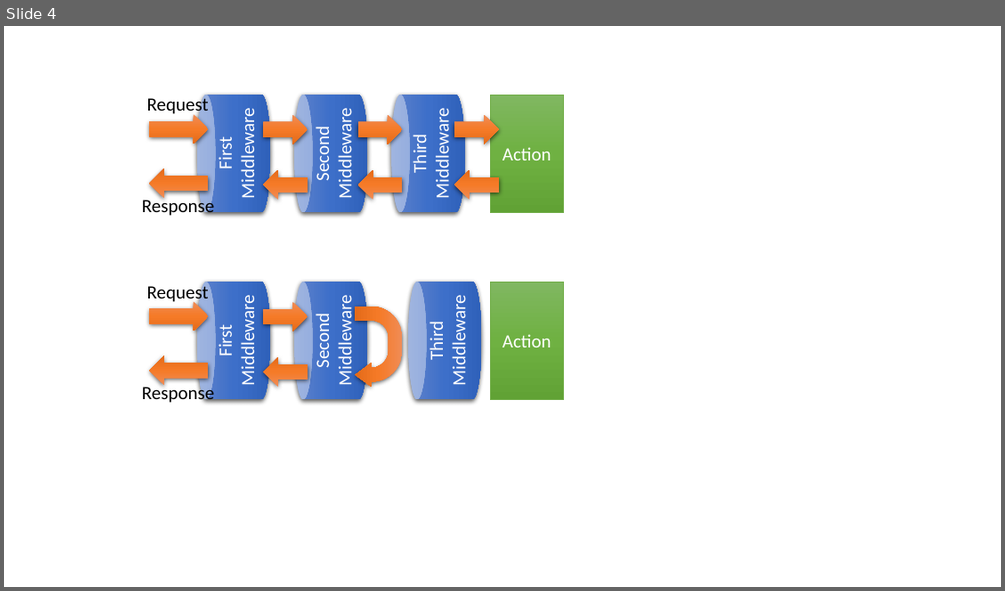
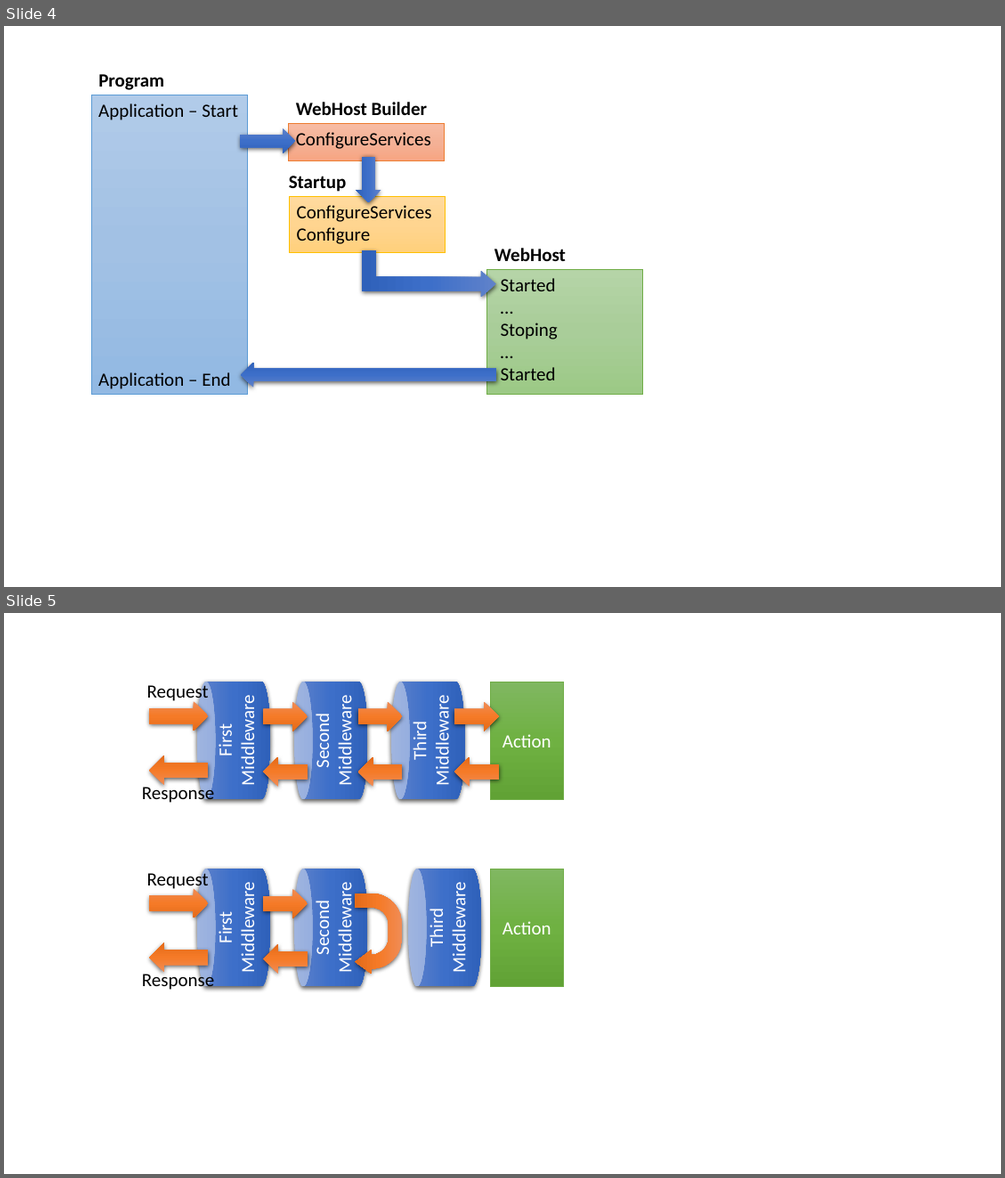
Before and after one commit to johnwu1114/blog-johnwu-cc, a slide deck: source/_assets/ironman.pptx. Shown one above the other, each under a label of ours: slide 4 before the commit, slides 4 and 5 after it. The pictures are 1005x591 and 1005x1178 pixels, drawn with LibreOffice and Linux fonts; fonts in the diff are those of the drawing. Boxes give left, top, right and bottom in pixels: in the first picture for what was removed or moved away, otherwise in the second. Text is boxed around its words. In the diff, an @@ line names an element or a change of style, - is before the commit and + after.

```diff
--- a/source/_assets/ironman.pptx
+++ b/source/_assets/ironman.pptx
@@ slide 4 added at <box>4,26,1001,587</box>, background #FFFFFF @@
@@ text added at <box>98,74,164,90</box>, 18 pt, text #000000, bold @@
+Program
@@ rectangle added at <box>91,95,247,394</box>, fill gradient #B1CBE9 to #A3C1E5 to #93B9E4, outline #5B9BD5 0.5 pt, 18 pt, text #000000 @@
+Application – Start
+Application – End
@@ text added at <box>296,102,428,115</box>, 18 pt, text #000000, bold @@
+WebHost Builder
@@ right arrow added at <box>241,128,296,153</box>, fill gradient #6183CB to #3E70CA to #3062BB @@
@@ rectangle added at <box>288,124,444,161</box>, fill gradient #F7BDA5 to #F5B196 to #F8A582, outline #ED7D31 0.5 pt, 18 pt, text #000000 @@
+ConfigureServices
@@ right arrow added at <box>356,157,381,203</box>, fill gradient #6183CB to #3E70CA to #3062BB @@
@@ text added at <box>289,176,347,192</box>, 18 pt, text #000000, bold @@
+Startup
@@ rectangle added at <box>289,197,445,253</box>, fill gradient #FFDB9E to #FFD590 to #FFD07C, outline #FFC000 0.5 pt, 18 pt, text #000000 @@
+ConfigureServices
+Configure
@@ bent up arrow added at <box>362,249,496,297</box>, fill gradient #6183CB to #3E70CA to #3062BB @@
@@ text added at <box>494,248,566,261</box>, 18 pt, text #000000, bold @@
+WebHost
@@ rectangle added at <box>487,269,643,394</box>, fill gradient #B5D5A7 to #AACE9A to #9CC987, outline #70AD47 0.5 pt, 18 pt, text #000000 @@
+Started
+…
+Stoping
+…
+Started
@@ right arrow added at <box>241,362,497,387</box>, fill gradient #6183CB to #3E70CA to #3062BB @@
@@ what was slide 4 is now slide 5 @@
```
Also in this commit, not shown: 9 other files.
